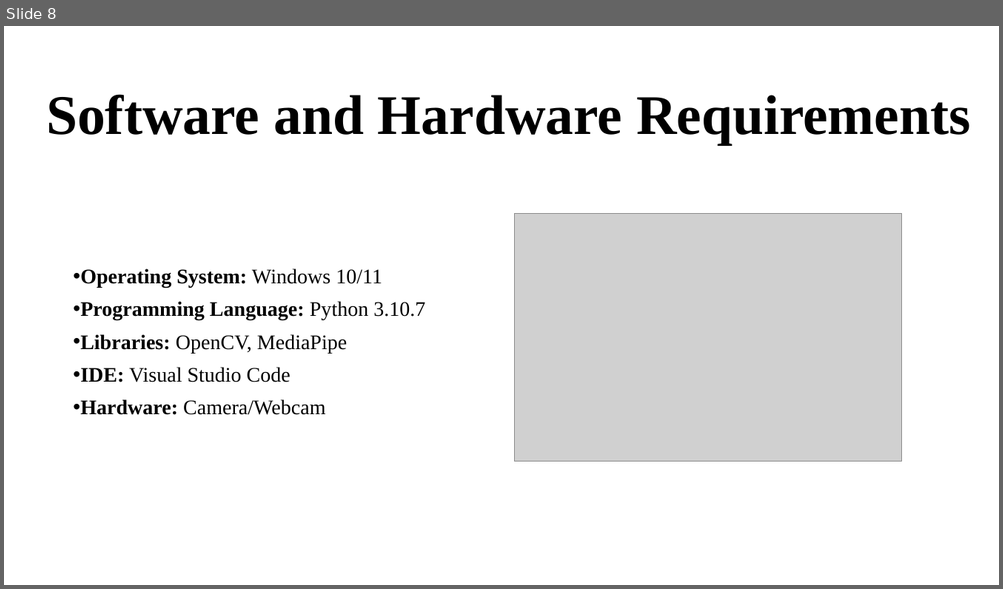
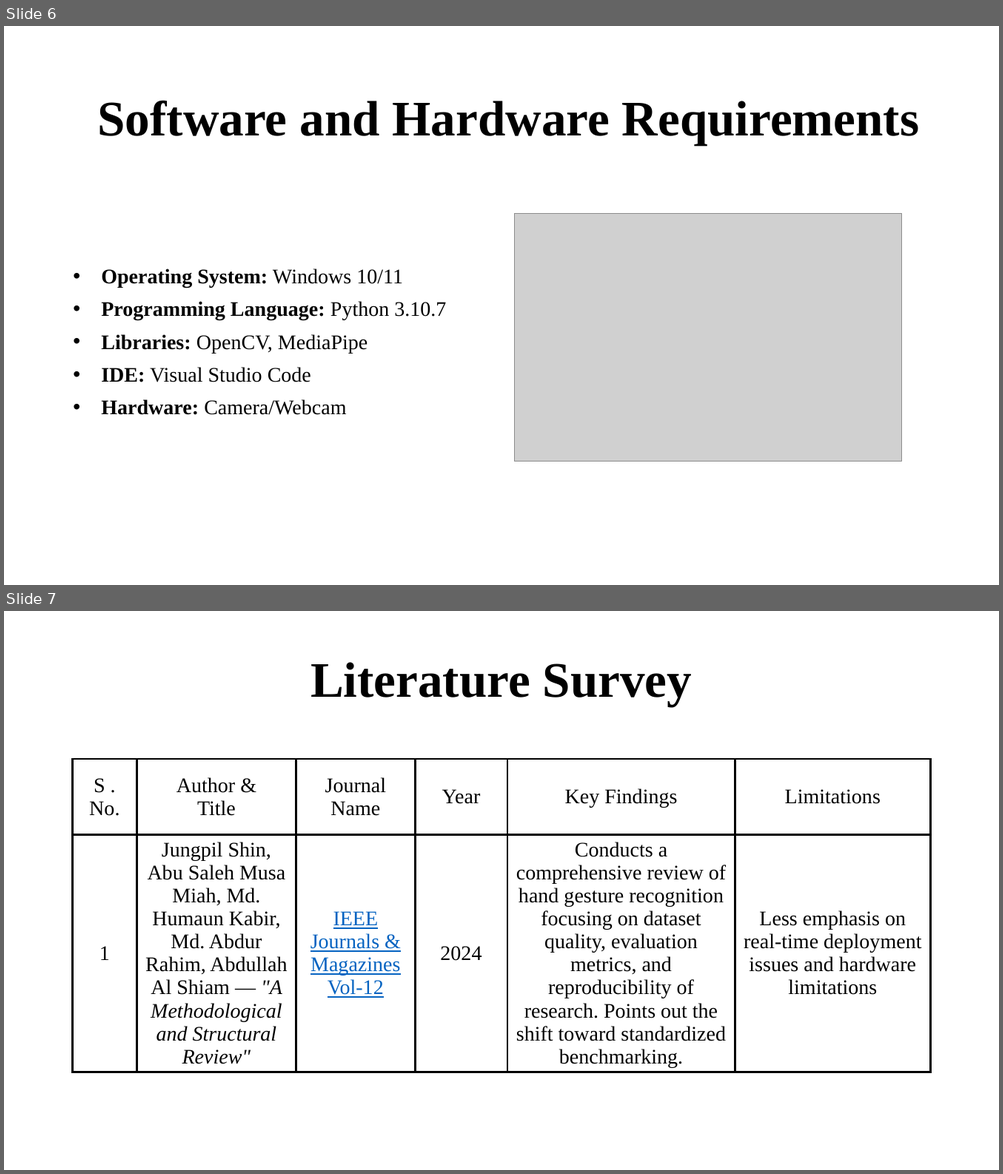
Before and after one commit to Gbhanuteja22/GestureArt, a slide deck: GestureArt.pptx. Shown one above the other, each under a label of ours: slide 8 before the commit, slides 6 and 7 after it. The pictures are 1003x589 and 1003x1174 pixels, drawn with LibreOffice and Linux fonts; fonts in the diff are those of the drawing; grey boxes stand for pictures; background and template pictures are left out. Boxes give left, top, right and bottom in pixels: in the first picture for what was removed or moved away, otherwise in the second. Text is boxed around its words. In the diff, an @@ line names an element or a change of style, - is before the commit and + after.

```diff
--- a/GestureArt.pptx
+++ b/GestureArt.pptx
@@ slide 7 added at box(4, 611, 999, 1170), background #FFFFFF @@
@@ title added at box(310, 662, 691, 706), 48 pt, text #000000, bold @@
+Literature Survey
@@ table added at box(73, 759, 930, 1091), 2 rows, 6 columns @@
+S . No. | Author & / Title | Journal Name | Year | Key Findings | Limitations
+1 | Jungpil Shin, Abu Saleh Musa Miah, Md. Humaun Kabir, Md. Abdur Rahim, Abdullah Al Shiam — "A Methodological and Structural Review" | IEEE / Journals & Magazines / Vol-12 | 2024 | Conducts a comprehensive review of hand gesture recognition focusing on dataset quality, evaluation metrics, and reproducibility of research. Points out the shift toward standardized benchmarking. | Less emphasis on real-time deployment issues and hardware limitations
@@ what was slide 8 is now slide 6 @@
@@ slide 6 changed as well @@
@@ title "Software and Hardware Requirements" at box(98, 100, 919, 145): size 54 to 48 pt @@
@@ subtitle "Operating System: Windows 10/11" at box(101, 269, 446, 415): indent changed @@
```
Also in this commit, not shown: 5 other slides changed, 18 other slides added, 4 slides removed, 16 other files.
